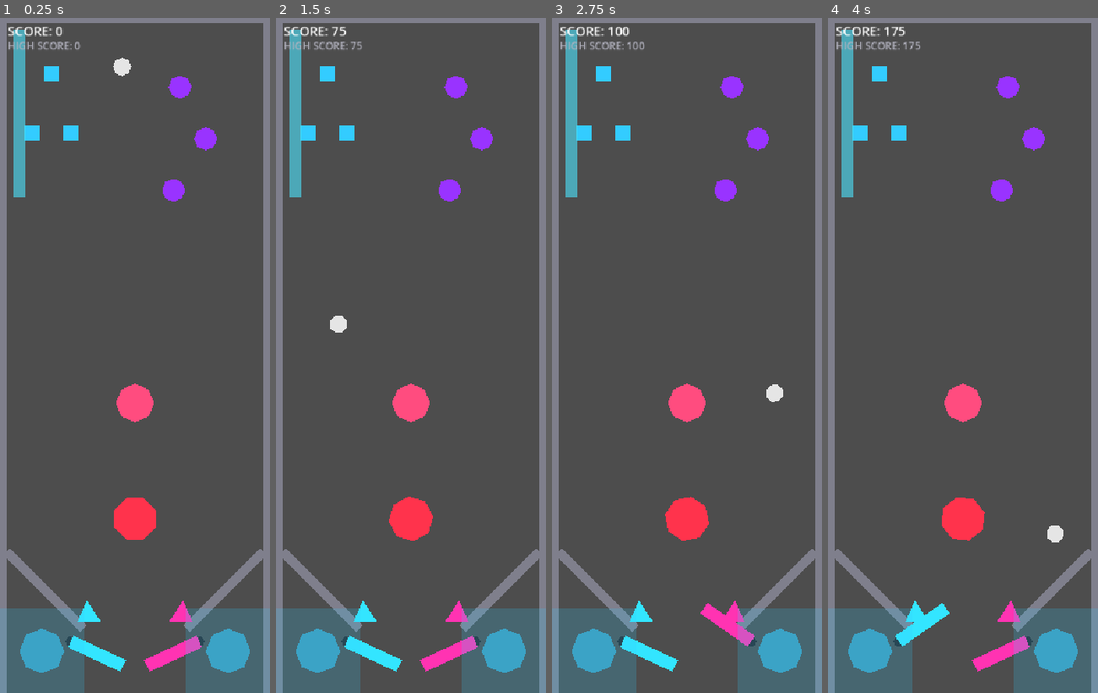
Above: before the commit, frames 1-4 (left to right).
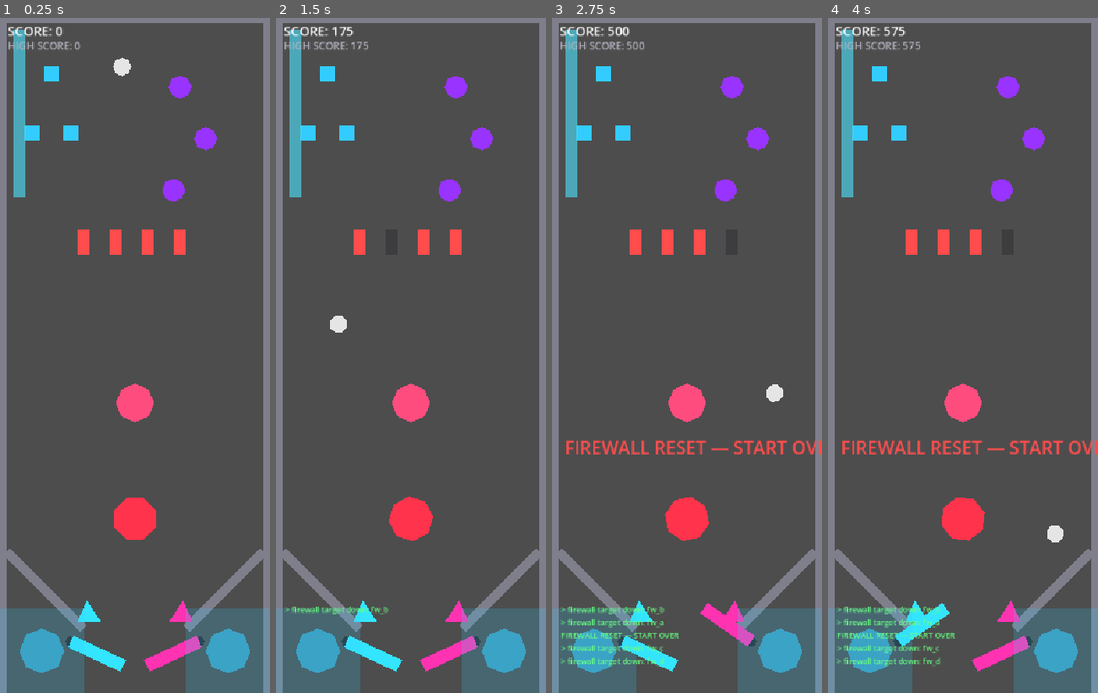
Above: after the commit, the same moments.

Repository: nobody174/pinball-adventure
Game: Godot game, scene res://tables/the_glitch/the_glitch.tscn
Same seed, same stepped clock (60 frames per second), same inputs: the game is played once before the commit and once after it. This scene is started directly instead of the project's main scene.
Inputs (mouse positions are in pixels of both pictures, inside the frame that each line leads up to):
- Up to frame 1 (0.25 s): no input
- Up to frame 2 (1.5 s): tap Enter at 0.5 s; move the mouse to (470, 321) at 0.52 s; hold Right (flip_right) 0.53-1.25 s; tap Up (launch_ball) at 0.6 s; click (470, 321) at 0.67 s; drag from (357, 389) to (327, 72) at 1.27 s
- Up to frame 3 (2.75 s): move the mouse to (714, 207) at 2.02 s; hold Right (flip_right) from 2.03 s (still down); hold Shift from 2.03 s (still down)
- Up to frame 4 (4 s): release Right (flip_right) at 2.75 s; release Shift at 2.75 s; drag from (949, 490) to (860, 132) at 2.77 s; move the mouse to (1044, 456) at 3.52 s; hold Left (flip_left) from 3.53 s (still down); tap Ctrl at 3.6 s

The runs differ from the first frame. In frame 1, 0.7% of the frame differs, in the area x 28-69%, y 31-36%; in frame 2, 0.8%; in frame 3, 2.5%; in frame 4, 2.5%, in the area x 3-100%, y 1-97%.

Commit message:
fix(glitch): shader_rebuild reset bug + feat: Firewall Breach drop targets
Found while reviewing existing code: shader_rebuild's underlying
HitTargetsObjective never reset after first completion (only Sprite Defrag
got a reset() call), so hitting the three shader targets again did nothing
for the rest of a play session -- is_complete() silently blocked all
further notify_target_hit calls. Added reset() to HitTargetsObjective
(mirroring AccumulateHitsObjective's) and now call it after the Core is
stabilized, so the repair loop actually repeats within one session.

Built Firewall Breach drop targets next (continuing into backlog content
per designer's "keep going"):

- core/physics/drop_target.gd: a target that visually drops/fades on hit
  and stops registering further hits until reset -- distinct from
  standup_target.gd's flash-and-recover, fits a "wall you break through"
  feel better than a target that instantly springs back.
- Placed as a literal horizontal wall of 4 targets at the table's old
  midline (y=0), reusing hit_targets (ordered sequence) rather than
  inventing a new objective type.
- Wrong-order hits now also pop the drop targets back up (they don't reset
  on their own), matching real drop-target-bank behavior.

46/46 tests passing.

Co-Authored-By: Claude Sonnet 5 <noreply@anthropic.com>

Diff:
--- a/core/objectives/objective_types/hit_targets.gd
+++ b/core/objectives/objective_types/hit_targets.gd
@@ -36,3 +36,9 @@
 
 func is_complete() -> bool:
 	return _hit.size() >= target_ids.size()
+
+## Without this, a completed sequence stays complete forever and further
+## hits are silently ignored (is_complete() guards notify_target_hit) --
+## call this when the table wants the sequence runnable again.
+func reset() -> void:
+	_hit.clear()
--- /dev/null
+++ b/core/physics/drop_target.gd
@@ -0,0 +1,36 @@
+extends Area2D
+
+## Standup-style target that visually "drops" on hit — fades and stops
+## registering further hits until reset — rather than the flash-and-recover
+## of standup_target.gd. Fits a "wall you break through" feel (e.g. Firewall
+## Breach) better than a target that immediately springs back.
+
+signal hit(target_id: String)
+
+@export var target_id: String = ""
+@export var down_color: Color = Color(0.15, 0.15, 0.17, 0.4)
+
+var _base_color: Color
+var _down: bool = false
+@onready var _sprite: Polygon2D = $Sprite
+@onready var _collision: CollisionShape2D = $CollisionShape2D
+
+func _ready() -> void:
+	_base_color = _sprite.color
+	body_entered.connect(_on_body_entered)
+
+func _on_body_entered(body: Node2D) -> void:
+	if _down or not body is RigidBody2D:
+		return
+	_down = true
+	_sprite.color = down_color
+	_collision.set_deferred("disabled", true)
+	hit.emit(target_id)
+
+func reset_target() -> void:
+	_down = false
+	_sprite.color = _base_color
+	_collision.set_deferred("disabled", false)
+
+func is_down() -> bool:
+	return _down
--- a/tables/the_glitch/the_glitch.gd
+++ b/tables/the_glitch/the_glitch.gd
@@ -15,6 +15,11 @@
 const CACHE_C := "cache_c"
 const SPRITE_DEFRAG_THRESHOLD := 6
 
+const FW_A := "fw_a"
+const FW_B := "fw_b"
+const FW_C := "fw_c"
+const FW_D := "fw_d"
+
 const SHADER_TARGET_POINTS := 100
 const CORE_CHARGED_HIT_POINTS := 1000
 const CORE_UNCHARGED_HIT_POINTS := 50
@@ -23,6 +28,8 @@
 const CACHE_BUMPER_POINTS := 50
 const SPRITE_DEFRAG_BONUS_POINTS := 750
 const CLOCK_LANE_POINTS := 150
+const FIREWALL_TARGET_POINTS := 100
+const FIREWALL_BREACH_BONUS_POINTS := 1000
 
 @onready var _feedback_label: Label = $Feedback/Label
 @onready var _score_label: Label = $Feedback/ScoreLabel
@@ -45,6 +52,12 @@
 			"target_ids": [CACHE_A, CACHE_B, CACHE_C],
 			"threshold": SPRITE_DEFRAG_THRESHOLD,
 		},
+		{
+			"id": "firewall_breach",
+			"type": "hit_targets",
+			"target_ids": [FW_A, FW_B, FW_C, FW_D],
+			"require_order": true,
+		},
 	])
 	objective_completed.connect(_on_objective_completed)
 	objective_sequence_reset.connect(_on_objective_sequence_reset)
@@ -63,6 +76,10 @@
 	$RightSlingshot.kicked.connect(func() -> void: GameState.add_score(SLINGSHOT_POINTS))
 	$PhysicsPrototype/Bumper/KickArea.kicked.connect(func() -> void: GameState.add_score(BUMPER_POINTS))
 	$ClockLane.hit.connect(_on_clock_lane_hit)
+	for drop_target in $FirewallBreach.get_children():
+		drop_target.hit.connect(func(_id: String) -> void: GameState.add_score(FIREWALL_TARGET_POINTS))
+		drop_target.hit.connect(register_target_hit)
+		drop_target.hit.connect(func(id: String) -> void: _debug_terminal.log_event("> firewall target down: %s" % id))
 
 	GameState.score_changed.connect(_on_score_changed)
 	GameState.reset_score()
@@ -84,13 +101,22 @@
 		GameState.add_score(SPRITE_DEFRAG_BONUS_POINTS)
 		_show_feedback("SPRITE DEFRAG COMPLETE", Color(0.6, 0.2, 1, 1))
 		objectives.get_objective("sprite_defrag").reset() ## Charge-style — repeats, unlike the one-shot shader sequence.
+	elif objective_id == "firewall_breach":
+		GameState.add_score(FIREWALL_BREACH_BONUS_POINTS)
+		_show_feedback("FIREWALL BREACH COMPLETE", Color(1, 0.3, 0.3, 1))
+		for drop_target in $FirewallBreach.get_children():
+			drop_target.reset_target()
+		objectives.get_objective("firewall_breach").reset()
 
 func _on_core_hit_while_charged() -> void:
 	## Closes the repair loop: rebuild the shaders, then cash it in at the
-	## Core. Resets so the whole sequence can be run again.
+	## Core. Resets both the Core's own state and the underlying shader
+	## objective (which otherwise stays "complete" forever and silently
+	## ignores further hits) so the whole sequence can be run again.
 	_glitch_core.charged = false
 	GameState.add_score(CORE_CHARGED_HIT_POINTS)
 	_show_feedback("CORE STABILIZED", Color(0.2, 1, 0.5, 1))
+	objectives.get_objective("shader_rebuild").reset()
 
 func _on_clock_lane_hit(_target_id: String) -> void:
 	## Direct trigger, not a multi-step objective -- a real pinball lane like
@@ -99,13 +125,19 @@
 	_show_feedback("CLOCK SYNC", Color(0.3, 0.9, 1, 1))
 
 func _on_objective_sequence_reset(objective_id: String) -> void:
-	if objective_id != "shader_rebuild":
-		return
 	## Wrong-order hit — make the reset visible instead of silently doing
 	## nothing, which read as "broken" rather than "wrong shot."
-	for target in $ShaderNodeTargets.get_children():
-		target.flash(Color(1, 0.2, 0.2, 1), 0.25)
-	_show_feedback("SEQUENCE RESET — START OVER", Color(1, 0.3, 0.3, 1))
+	if objective_id == "shader_rebuild":
+		for target in $ShaderNodeTargets.get_children():
+			target.flash(Color(1, 0.2, 0.2, 1), 0.25)
+		_show_feedback("SEQUENCE RESET — START OVER", Color(1, 0.3, 0.3, 1))
+	elif objective_id == "firewall_breach":
+		## Drop targets don't pop back up on their own — a whiffed sequence
+		## should visibly reset the wall, not leave already-downed targets
+		## stuck down with no way to retry the sequence.
+		for drop_target in $FirewallBreach.get_children():
+			drop_target.reset_target()
+		_show_feedback("FIREWALL RESET — START OVER", Color(1, 0.3, 0.3, 1))
 
 func _show_feedback(text: String, color: Color) -> void:
 	_feedback_label.text = text
--- a/tables/the_glitch/the_glitch.tscn
+++ b/tables/the_glitch/the_glitch.tscn
@@ -8,9 +8,13 @@
 [ext_resource type="Script" path="res://core/physics/slingshot.gd" id="6_slingshot"]
 [ext_resource type="Script" path="res://core/physics/bumper.gd" id="7_bumper"]
 [ext_resource type="PackedScene" path="res://core/ui/debug_terminal.tscn" id="8_terminal"]
+[ext_resource type="Script" path="res://core/physics/drop_target.gd" id="9_drop"]
 
 [sub_resource type="RectangleShape2D" id="RectangleShape2D_target"]
 size = Vector2(24, 24)
+
+[sub_resource type="RectangleShape2D" id="RectangleShape2D_drop_target"]
+size = Vector2(20, 40)
 
 [sub_resource type="CircleShape2D" id="CircleShape2D_cache_bumper"]
 radius = 18.0
@@ -195,6 +199,56 @@
 [node name="Sprite" type="Polygon2D" parent="ClockLane"]
 color = Color(0.3, 0.9, 1, 0.6)
 polygon = PackedVector2Array(-9, -130, 9, -130, 9, 130, -9, 130)
+
+[node name="FirewallBreach" type="Node2D" parent="."]
+
+[node name="FirewallA" type="Area2D" parent="FirewallBreach"]
+position = Vector2(130, 0)
+script = ExtResource("9_drop")
+target_id = "fw_a"
+
+[node name="CollisionShape2D" type="CollisionShape2D" parent="FirewallBreach/FirewallA"]
+shape = SubResource("RectangleShape2D_drop_target")
+
+[node name="Sprite" type="Polygon2D" parent="FirewallBreach/FirewallA"]
+color = Color(1, 0.3, 0.3, 1)
+polygon = PackedVector2Array(-10, -20, 10, -20, 10, 20, -10, 20)
+
+[node name="FirewallB" type="Area2D" parent="FirewallBreach"]
+position = Vector2(180, 0)
+script = ExtResource("9_drop")
+target_id = "fw_b"
+
+[node name="CollisionShape2D" type="CollisionShape2D" parent="FirewallBreach/FirewallB"]
+shape = SubResource("RectangleShape2D_drop_target")
+
+[node name="Sprite" type="Polygon2D" parent="FirewallBreach/FirewallB"]
+color = Color(1, 0.3, 0.3, 1)
+polygon = PackedVector2Array(-10, -20, 10, -20, 10, 20, -10, 20)
+
+[node name="FirewallC" type="Area2D" parent="FirewallBreach"]
+position = Vector2(230, 0)
+script = ExtResource("9_drop")
+target_id = "fw_c"
+
+[node name="CollisionShape2D" type="CollisionShape2D" parent="FirewallBreach/FirewallC"]
+shape = SubResource("RectangleShape2D_drop_target")
+
+[node name="Sprite" type="Polygon2D" parent="FirewallBreach/FirewallC"]
+color = Color(1, 0.3, 0.3, 1)
+polygon = PackedVector2Array(-10, -20, 10, -20, 10, 20, -10, 20)
+
+[node name="FirewallD" type="Area2D" parent="FirewallBreach"]
+position = Vector2(280, 0)
+script = ExtResource("9_drop")
+target_id = "fw_d"
+
+[node name="CollisionShape2D" type="CollisionShape2D" parent="FirewallBreach/FirewallD"]
+shape = SubResource("RectangleShape2D_drop_target")
+
+[node name="Sprite" type="Polygon2D" parent="FirewallBreach/FirewallD"]
+color = Color(1, 0.3, 0.3, 1)
+polygon = PackedVector2Array(-10, -20, 10, -20, 10, 20, -10, 20)
 
 [node name="Feedback" type="CanvasLayer" parent="."]
 layer = 10
--- /dev/null
+++ b/test/unit/test_drop_target.gd
@@ -0,0 +1,58 @@
+extends GutTest
+
+const DropTargetScript := preload("res://core/physics/drop_target.gd")
+
+func _make_target() -> Area2D:
+	var target := Area2D.new()
+	target.set_script(DropTargetScript)
+	target.target_id = "fw_a"
+	var sprite := Polygon2D.new()
+	sprite.name = "Sprite"
+	sprite.color = Color(1, 1, 1, 1)
+	target.add_child(sprite)
+	var collision := CollisionShape2D.new()
+	collision.name = "CollisionShape2D"
+	target.add_child(collision)
+	add_child_autofree(target)
+	return target
+
+func test_starts_up() -> void:
+	var target := _make_target()
+	assert_false(target.is_down())
+
+func test_hit_drops_the_target_and_reports_its_id() -> void:
+	var target := _make_target()
+	watch_signals(target)
+
+	target._on_body_entered(autofree(RigidBody2D.new()))
+
+	assert_true(target.is_down())
+	assert_signal_emitted_with_parameters(target, "hit", ["fw_a"])
+	assert_eq(target.get_node("Sprite").color, target.down_color)
+
+func test_hit_while_already_down_does_not_re_emit() -> void:
+	var target := _make_target()
+	target._on_body_entered(autofree(RigidBody2D.new()))
+	watch_signals(target)
+
+	target._on_body_entered(autofree(RigidBody2D.new()))
+
+	assert_signal_not_emitted(target, "hit")
+
+func test_reset_target_pops_it_back_up() -> void:
+	var target := _make_target()
+	target._on_body_entered(autofree(RigidBody2D.new()))
+
+	target.reset_target()
+
+	assert_false(target.is_down())
+	assert_eq(target.get_node("Sprite").color, Color(1, 1, 1, 1))
+
+func test_non_rigidbody_does_not_drop_it() -> void:
+	var target := _make_target()
+	watch_signals(target)
+
+	target._on_body_entered(autofree(Node2D.new()))
+
+	assert_signal_not_emitted(target, "hit")
+	assert_false(target.is_down())
--- a/test/unit/test_hit_targets_objective.gd
+++ b/test/unit/test_hit_targets_objective.gd
@@ -87,3 +87,20 @@
 	objective.notify_target_hit("b") ## Wrong from the start — nothing to "reset" yet.
 
 	assert_signal_not_emitted(objective, "sequence_reset")
+
+func test_reset_allows_completing_again() -> void:
+	var objective := HitTargets.new()
+	objective.target_ids = ["a", "b"]
+	add_child_autofree(objective)
+
+	objective.notify_target_hit("a")
+	objective.notify_target_hit("b")
+	assert_true(objective.is_complete())
+
+	objective.reset()
+	assert_false(objective.is_complete())
+
+	watch_signals(objective)
+	objective.notify_target_hit("a")
+	objective.notify_target_hit("b")
+	assert_signal_emitted(objective, "completed")
Not shown, added: core/physics/drop_target.gd.uid
Not shown, added: test/unit/test_drop_target.gd.uid
Not shown, changed: docs/PROGRESS.md
